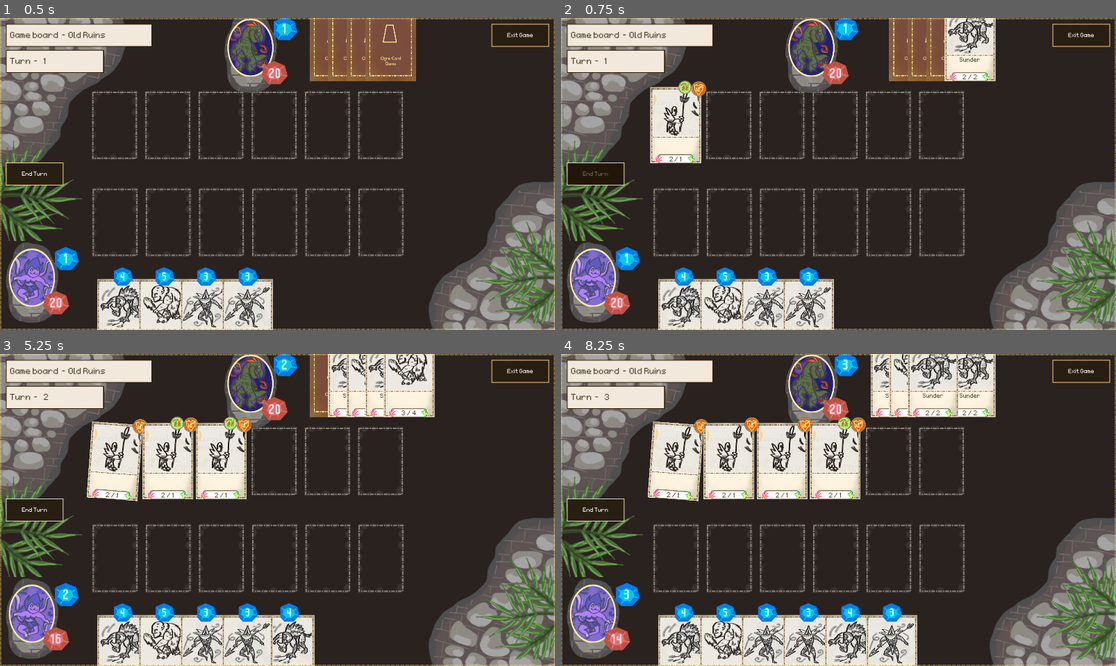
Above: before the commit, frames 1-4 (two rows, left to right).
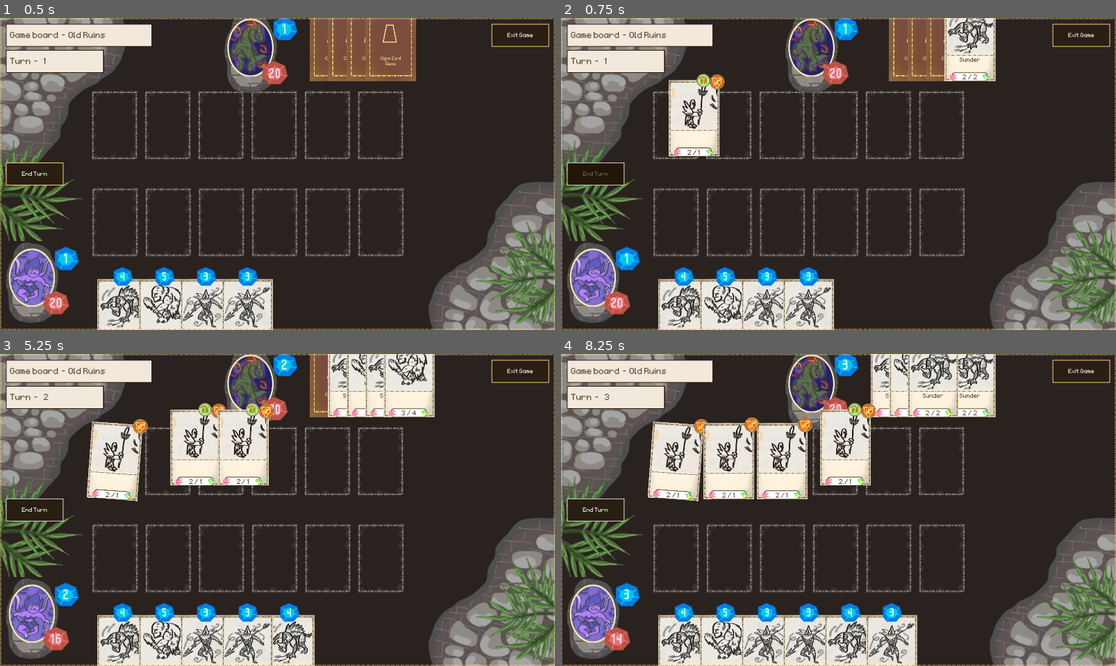
Above: after the commit, the same moments.

Repository: OttoElomaa/Godot-4-Ogre-Card-Game
Game: Godot game, scene res://GameScenes/main.tscn
Two runs of this game, one before a commit and one after it. Both use one fixed random seed, a clock stepped at 60 frames per second and the inputs below.
Inputs (mouse positions are in pixels of both pictures, inside the frame that each line leads up to):
- Up to frame 1 (0.5 s): no input
- Up to frame 2 (0.75 s): click (594, 174) at 0.5 s
- Up to frame 3 (5.25 s): click (33, 510) at 1.25 s; click (33, 510) at 2 s; drag from (122, 653) to (255, 385) at 2.77 s; drag from (166, 653) to (255, 385) at 3.52 s; move the mouse to (205, 653) at 4.27 s; click (205, 653) at 4.42 s; tap Enter at 5 s; drag from (249, 653) to (333, 378) at 5.02 s
- Up to frame 4 (8.25 s): drag from (849, 653) to (894, 378) at 5.77 s; drag from (894, 378) to (766, 653) at 6.52 s; move the mouse to (894, 653) at 7.27 s; click (894, 653) at 7.42 s; tap Space at 8 s; drag from (916, 378) to (810, 653) at 8.02 s

Frame 1 is identical in both runs. In frame 2, 2.7% of the frame differs, in the area x 16-30%, y 17-47%; in frame 3, 5.0%, in the area x 25-50%, y 15-47%; in frame 4, 2.4%.

Commit message:
Battlesystem: Edited check lethal card damage checks. Card: Added cardEffectHolder for stuff like Cast and Battle arts. CardsManager: Added tween to naturally move cards played by enemy

Diff:
--- a/Cards/card.gd
+++ b/Cards/card.gd
@@ -12,7 +12,7 @@
 #### --> Unless "Haste/Vigilant" kind of effects
 #### ACTIVE / PASSIVE IS TRIGGERED in a right click menu on top of card
 enum CardActionStates {
-	ACTIVE, PASSIVE, RESTING, TRAVELING
+	ACTIVE, PASSIVE, RESTING, TRAVELING, DESTROYED
 }
 
 @export var manaCost := 0
@@ -162,19 +162,46 @@
 #### DEAL DAMAGE IF NECESSARY, AND RETURN ANSWER: DID THIS CARD DIE
 func takeDamageAndCheckLethal(card:Card) -> bool:
 
-	#### HANDLE DESTROYED STATUS
+	#### FOR SUNDER DAMAGE GOING BELOW ZERO
+	var isBrittle := false
+	if health <= 0:
+		isBrittle = true
+
+	#### CHECK DESTROYED STATUS
 	var selfDestroyed := false
-	if card.damage >= health:
+	if card.checkHasLethal(self):
 		selfDestroyed = true
 
 	#### HANDLE DAMAGE -> SUNDER Keyword
 	if card.hasSunder:
 		health -= card.damage
 
+	#### SUNDER CAN'T DESTROY CARD, UNLESS IT WAS ALREADY ZERO
+	if health < 0:
+		if isBrittle:
+			selfDestroyed = true
+		else:
+			health = 0
+
 	#### UPDATE VISUALS AND RETURN DESTROYED STATUS
 	updateCardLabels()
 	return selfDestroyed
 
+
+func checkHasLethal(otherCard:Card):
+	var hasLethal := false
+	if checkLethalTwo(otherCard):
+		#### NO TRADE; ENEMY CARD DESTROYED
+		if not otherCard.checkLethalTwo(self):
+			hasLethal = true
+		#### IF NO DUELIST, MUTUAL DESTRUCTION = TRADE
+		elif not otherCard.hasDuelist:
+			hasLethal = true
+
+	return hasLethal
+
+func checkLethalTwo(card:Card):
+	return damage >= card.health
 
 
 func toggleEnemyStatus(enabled:bool):
--- a/Cards/card.tscn
+++ b/Cards/card.tscn
@@ -1,8 +1,9 @@
-[gd_scene load_steps=19 format=3 uid="uid://mxfejwivkelm"]
+[gd_scene load_steps=20 format=3 uid="uid://mxfejwivkelm"]
 
 [ext_resource type="Script" uid="uid://drheo1lr8gec8" path="res://Cards/card.gd" id="1_i5yq8"]
 [ext_resource type="Texture2D" uid="uid://dpqhi5cjnnq65" path="res://Art/CardComponents/card-background-texture-V2.png" id="2_7bc8n"]
 [ext_resource type="Texture2D" uid="uid://dlg7x4i3jv20p" path="res://Art/CardComponents/card-backside-texture.png" id="2_p0ugb"]
+[ext_resource type="Script" uid="uid://dfqyywxg05ds" path="res://GameScenes/cardEffectHolder.gd" id="2_r3tma"]
 [ext_resource type="Texture2D" uid="uid://b7g66n14xrpak" path="res://Art/CardArt/card-art-base-card-idk.png" id="3_trd61"]
 [ext_resource type="LabelSettings" uid="uid://bybi82ik7ric5" path="res://Fonts/LabelSettingSmallFontFaintGrey.tres" id="4_7bc8n"]
 [ext_resource type="StyleBox" path="res://PanelStyles/EmptyStyleBox.tres" id="4_w0fdq"]
@@ -107,6 +108,14 @@
 
 [node name="Card" type="Node2D"]
 script = ExtResource("1_i5yq8")
+
+[node name="Effects" type="Node" parent="."]
+
+[node name="Cast" type="Node" parent="Effects"]
+script = ExtResource("2_r3tma")
+
+[node name="BattleArt" type="Node" parent="Effects"]
+script = ExtResource("2_r3tma")
 
 [node name="Backside" type="Sprite2D" parent="."]
 texture = ExtResource("2_p0ugb")
--- a/GameScenes/Autoloads/states.gd
+++ b/GameScenes/Autoloads/states.gd
@@ -2,7 +2,7 @@
 
 
 enum GameStates {
-	PLAY, ATTACK
+	PLAY, ATTACK, CARD_ACT_MENU
 }
 
 var gameState: GameStates = GameStates.PLAY
--- a/GameScenes/battle_system.gd
+++ b/GameScenes/battle_system.gd
@@ -38,7 +38,7 @@
 
 
 func _input(e: InputEvent) -> void:
-
+	#### ONLY PROCESS ATTACK STATE HERE
 	if States.gameState != States.GameStates.ATTACK:
 		return
 	if e is InputEventMouseButton and e.button_index == MOUSE_BUTTON_LEFT:
@@ -206,19 +206,13 @@
 #### AFTER OTHER FUNCTIONS OKAYED THE COMBAT
 func resolveAttack(attackCard:Card, targetCard:Card):
 
-	#### DEAL DAMAGE IF SUNDER
-	#if attackCard.hasSunder:
-	var targetKilled:bool = targetCard.takeDamageAndCheckLethal(attackCard)
-	var attackerKilled:bool = attackCard.takeDamageAndCheckLethal(targetCard)
-
 	#### WHICH CARDS TOOK LETHAL DAMAGE?
 	var cardsToDestroy := []
-	if targetKilled:
-		if not (targetCard.hasDuelist and attackerKilled):
-			cardsToDestroy.append(targetCard)
-	if attackerKilled:
-		if not (attackCard.hasDuelist and targetKilled):
-			cardsToDestroy.append(attackCard)
+	if targetCard.takeDamageAndCheckLethal(attackCard):
+		cardsToDestroy.append(targetCard)
+	if attackCard.takeDamageAndCheckLethal(targetCard):
+		cardsToDestroy.append(attackCard)
+
 
 	#### HANDLE DESTROYING THE CARDS THAT TOOK LETHAL DAMAGE
 	attackCard.rest()
--- /dev/null
+++ b/GameScenes/cardEffectHolder.gd
@@ -0,0 +1,7 @@
+extends Node
+
+
+@export var hasTap := false
+@export var inflict := 0
+@export var inflictPlayer := 0
+@export var inflictCreature := 0
--- a/GameScenes/cards_manager.gd
+++ b/GameScenes/cards_manager.gd
@@ -102,7 +102,7 @@
 
 
 func _input(e: InputEvent) -> void:
-
+	#### ONLY PROCESS 'PLAY' STATE HERE
 	if States.gameState != States.GameStates.PLAY:
 		return
 
@@ -176,7 +176,12 @@
 
 func placeCardInSlot(card:Card, slot:CardSlot):
 	#### CARD VISUAL STUFF
-	card.position = slot.position
+	if main.checkSlotPlayer(slot):
+		card.position = slot.position
+	else:
+		var tween = get_tree().create_tween()
+		tween.tween_property(card, "position", slot.position, 0.2)
+
 	card.scale = Vector2.ONE
 	card.toggleFrontSide(true)
 	card.toggleManaCostIndicator(false)
--- a/GameScenes/main.gd
+++ b/GameScenes/main.gd
@@ -33,6 +33,12 @@
 		slot.slotType = CardSlotTypes.ENEMY
 
 
+func _unhandled_input(e: InputEvent) -> void:
+	if e is InputEventMouseButton:
+		if e.is_pressed():
+			if States.gameState == States.GameStates.CARD_ACT_MENU:
+				toggleCardActionMenu(false, null)
+
 
 func fetchMouseOverObjects(collisionMask: int):
 
@@ -54,10 +60,13 @@
 
 	if enable:
 		if card != null:
+			#### TURN ON CARD ACTION MENU
+			States.gameState = States.GameStates.CARD_ACT_MENU
 			actionMenuCard = card
 			$ActionMenuCanvas.offset = get_global_mouse_position() * $Camera2D.zoom.x
 			$ActionMenuCanvas.show()
 	else:
+		States.gameState = States.GameStates.PLAY
 		$ActionMenuCanvas.hide()
 
 
--- a/GameScenes/main.tscn
+++ b/GameScenes/main.tscn
@@ -337,25 +337,18 @@
 [node name="ActionMenuCanvas" type="CanvasLayer" parent="."]
 
 [node name="CardActionMenu" type="PanelContainer" parent="ActionMenuCanvas"]
-custom_minimum_size = Vector2(500, 300)
-anchors_preset = 8
-anchor_left = 0.5
-anchor_top = 0.5
-anchor_right = 0.5
-anchor_bottom = 0.5
-offset_left = -1160.0
-offset_top = -690.0
-offset_right = -660.0
-offset_bottom = -390.0
-grow_horizontal = 2
-grow_vertical = 2
+custom_minimum_size = Vector2(0, 200)
+offset_left = -75.0
+offset_top = -40.0
+offset_right = 75.0
+offset_bottom = 160.0
 theme_override_styles/panel = ExtResource("9_7ijru")
 
 [node name="CastPanel" type="PanelContainer" parent="ActionMenuCanvas/CardActionMenu"]
 custom_minimum_size = Vector2(150, 80)
 layout_mode = 2
-size_flags_horizontal = 0
-size_flags_vertical = 4
+size_flags_horizontal = 4
+size_flags_vertical = 8
 theme_override_styles/panel = ExtResource("5_hys5q")
 
 [node name="Label" type="Label" parent="ActionMenuCanvas/CardActionMenu/CastPanel"]
Not shown, added: GameScenes/cardEffectHolder.gd.uid
